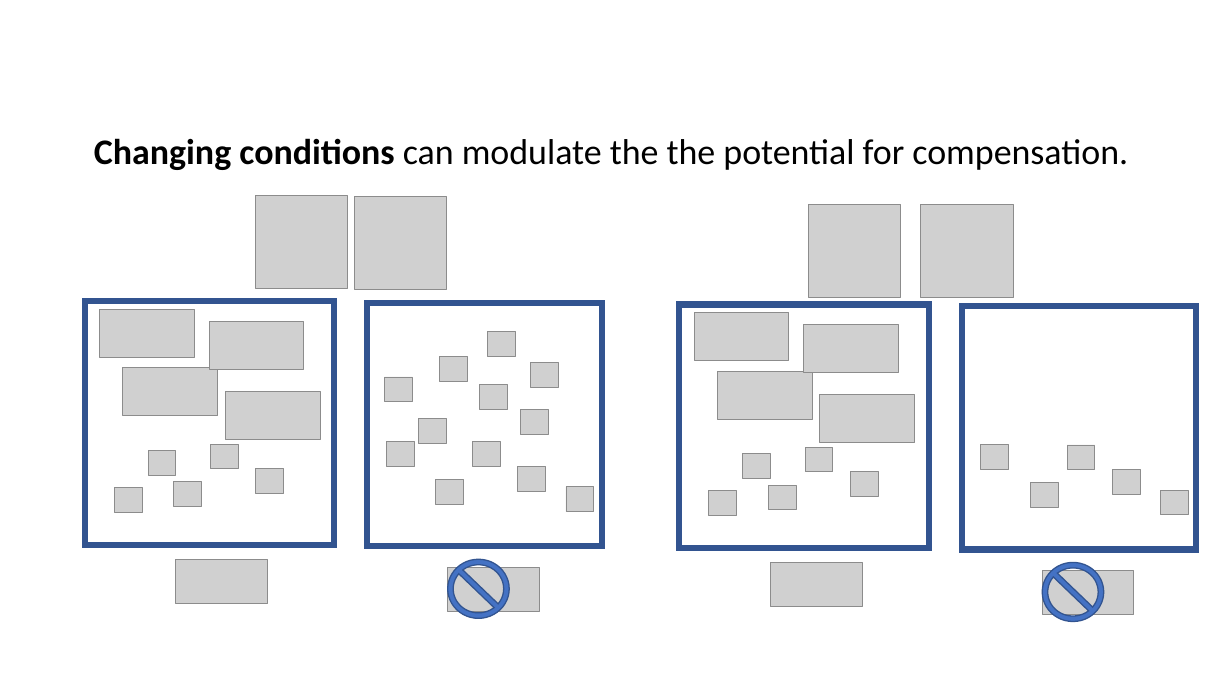
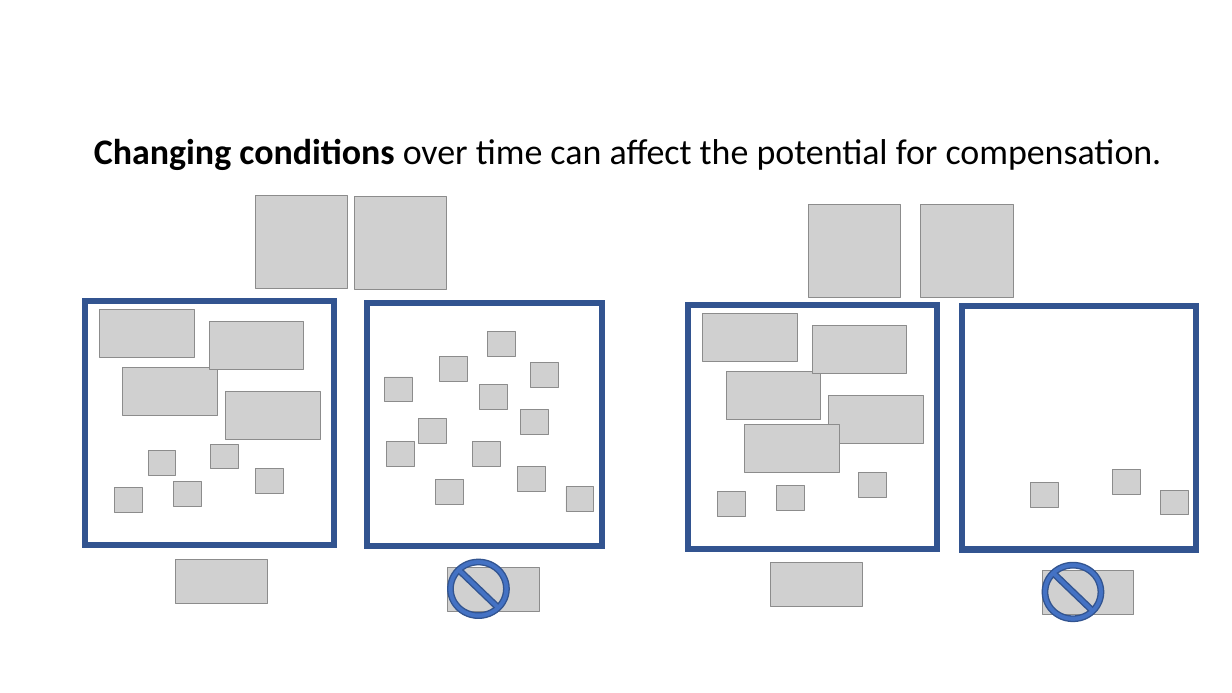
Before and after one commit to diazrenata/squareone, a slide deck: slide 5 of presentations/esa/rat pictures.pptx (slide 4 before the commit). Drawn at 1232x693 pixels with LibreOffice and Linux fonts; fonts in the diff are those of the drawing; grey boxes stand for pictures. Boxes give left, top, right and bottom in pixels: in the first picture for what was removed or moved away, otherwise in the second. Text is boxed around its words. In the diff, an @@ line names an element or a change of style, - is before the commit and + after.

```diff
--- a/presentations/esa/rat pictures.pptx
+++ b/presentations/esa/rat pictures.pptx
@@ text at (x1=94, y1=138, x2=1162, y2=170): text changed @@
-Changing conditions can modulate the the potential for compensation.
+Changing conditions over time can affect the potential for compensation.
@@ 6 pictures, 1 rectangle moved together from (x1=679, y1=305, x2=929, y2=548) to (x1=688, y1=305, x2=937, y2=548) @@
@@ picture added at (x1=745, y1=425, x2=839, y2=473) @@
@@ picture removed at (x1=805, y1=447, x2=833, y2=472) @@
@@ picture removed at (x1=981, y1=445, x2=1008, y2=470) @@
@@ picture removed at (x1=1067, y1=445, x2=1095, y2=470) @@
@@ picture removed at (x1=709, y1=491, x2=737, y2=516) @@
@@ picture moved from (x1=743, y1=454, x2=771, y2=479) to (x1=717, y1=492, x2=745, y2=517) @@
```
Also in this commit, not shown: 1 other slide changed, 14 slides added, 2 slides removed.
